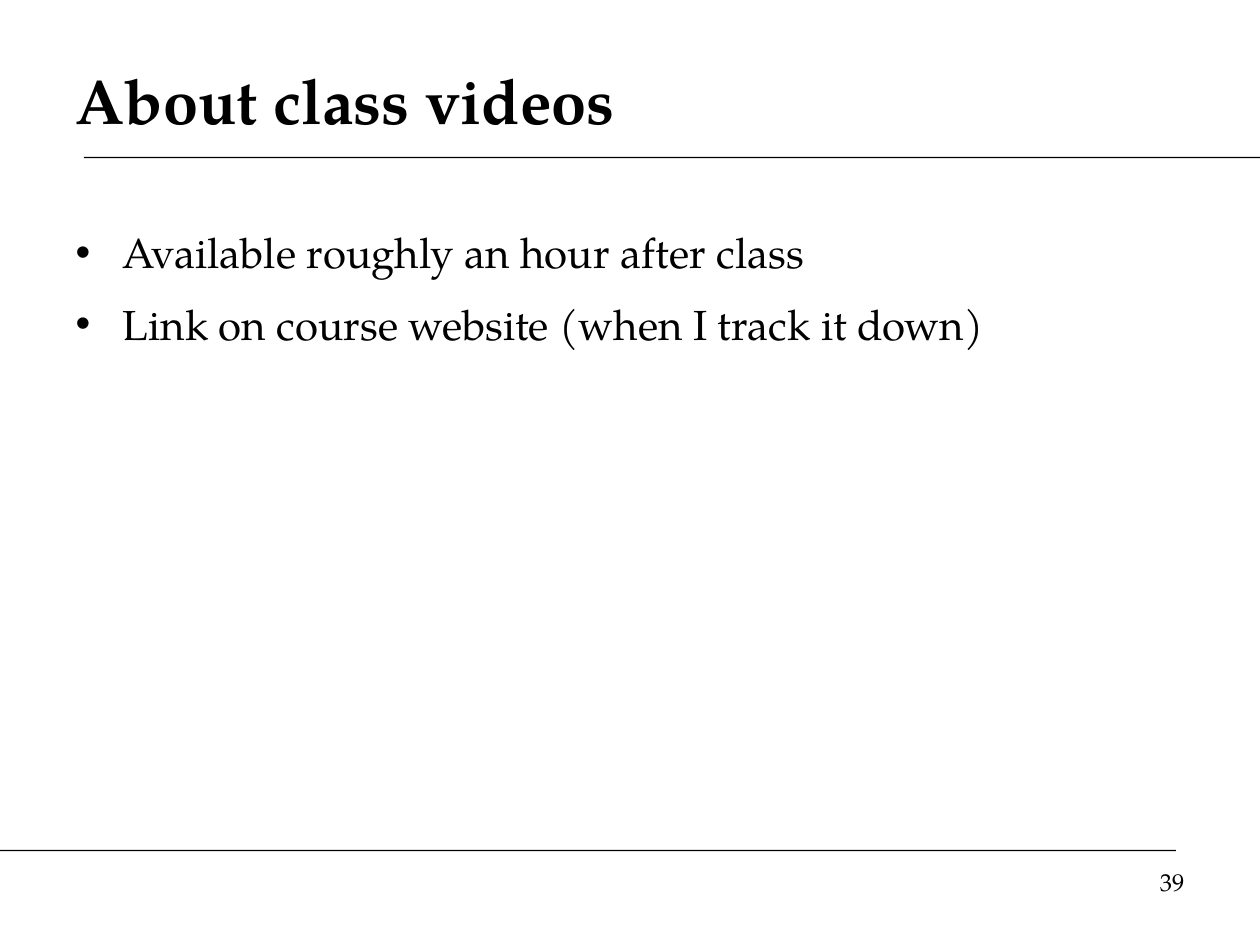
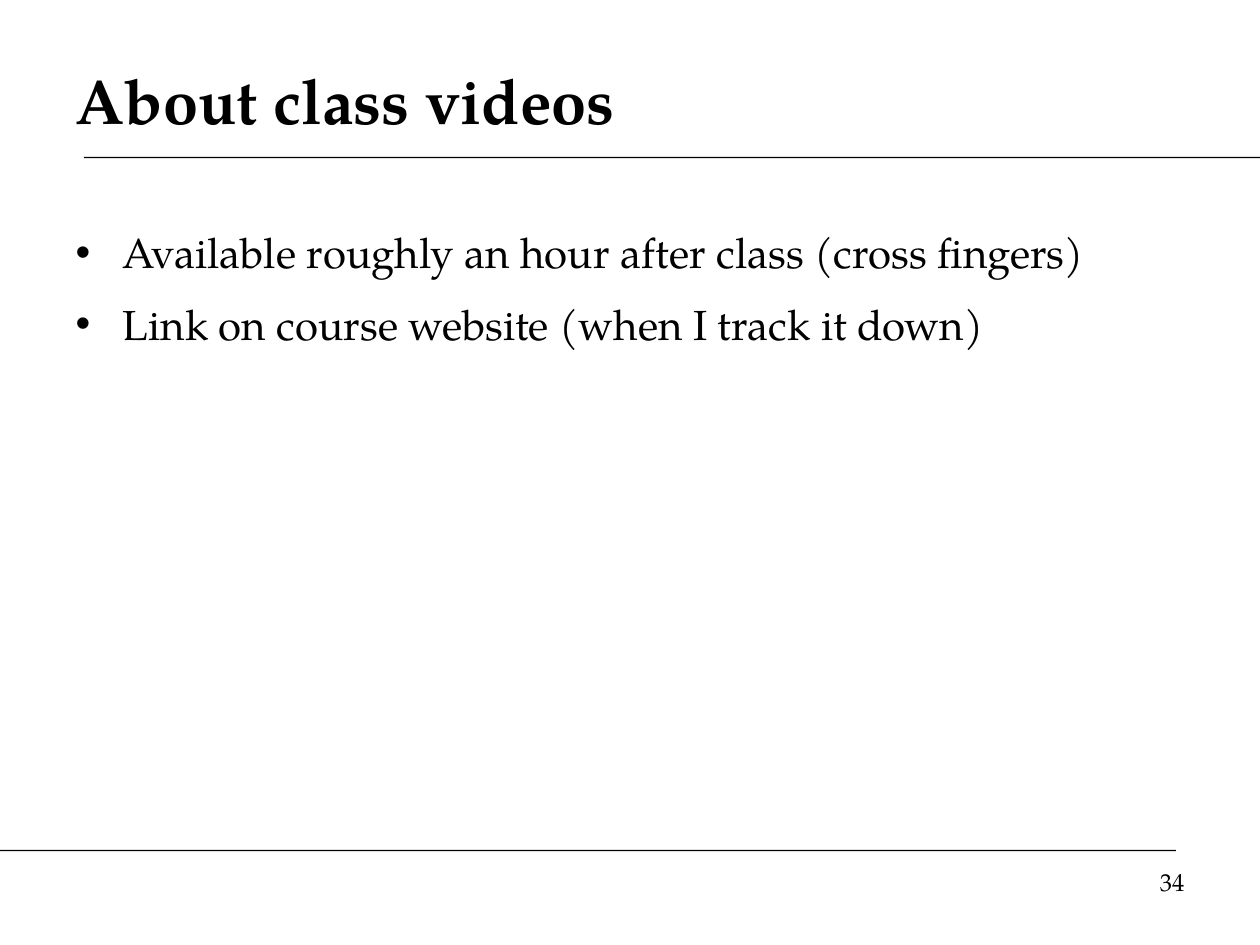
Before and after one commit to DaveBackus/Global_Economy, a slide deck: slide 34 of Slides/slides_intro_f14.pptx (slide 39 before the commit). Drawn at 1260x945 pixels with LibreOffice and Linux fonts; fonts in the diff are those of the drawing. Boxes give left, top, right and bottom in pixels: in the first picture for what was removed or moved away, otherwise in the second. Text is boxed around its words. In the diff, an @@ line names an element or a change of style, - is before the commit and + after.

```diff
--- a/Slides/slides_intro_f14.pptx
+++ b/Slides/slides_intro_f14.pptx
@@ text at box(123, 237, 1084, 280): text changed @@
-• Available roughly an hour after class
+• Available roughly an hour after class (cross fingers)
@@ page number at box(1160, 874, 1185, 892): text changed @@
-39
+34
```
Also in this commit, not shown: 38 other slides changed, 2 slides added, 11 slides removed, 14 other files.
